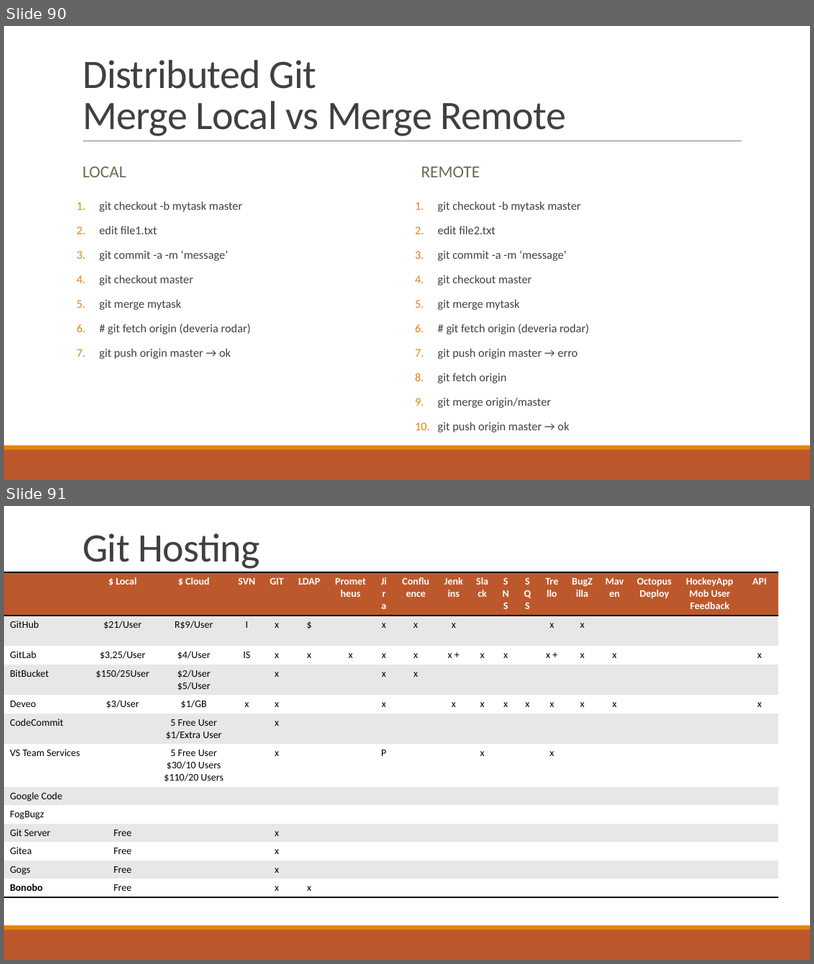
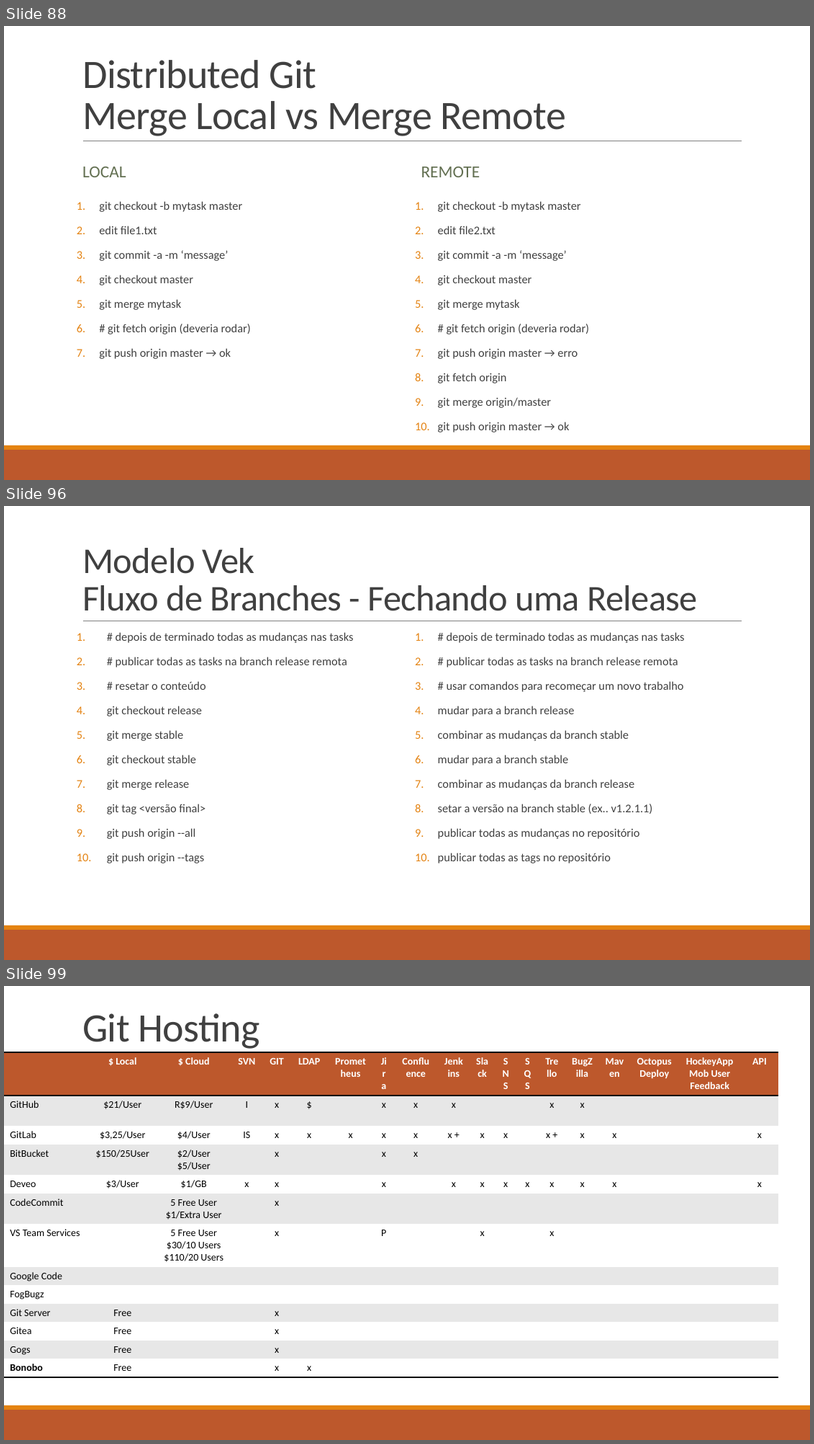
Before and after one commit to ekson73/Docs, a slide deck: Projeto VEK - GIT 4 VEK.pptx. Shown one above the other, each under a label of ours: slides 90 and 91 before the commit, slides 88, 96 and 99 after it; the slides between them are not shown. The pictures are 814x964 and 814x1444 pixels, drawn with LibreOffice and Linux fonts; fonts in the diff are those of the drawing. Boxes give left, top, right and bottom in pixels: in the first picture for what was removed or moved away, otherwise in the second. Text is boxed around its words. In the diff, an @@ line names an element or a change of style, - is before the commit and + after.

```diff
--- a/Projeto VEK - GIT 4 VEK.pptx
+++ b/Projeto VEK - GIT 4 VEK.pptx
@@ slide 96 added at (4, 506, 810, 960), background #FFFFFF; not listed: 3 template elements that a slide beside it also shows @@
@@ title added at (82, 548, 698, 611), 43.2 pt, text #404040 @@
+Modelo Vek
+Fluxo de Branches - Fechando uma Release
@@ text added at (107, 632, 353, 863), 14 pt, text #404040 @@
+1. # depois de terminado todas as mudanças nas tasks
+2. # publicar todas as tasks na branch release remota
+3. # resetar o conteúdo
+4. git checkout release
+5. git merge stable
+6. git checkout stable
+7. git merge release
+8. git tag <versão final>
+9. git push origin --all
+10. git push origin --tags
@@ text added at (438, 632, 684, 863), 14 pt, text #404040 @@
+1. # depois de terminado todas as mudanças nas tasks
+2. # publicar todas as tasks na branch release remota
+3. # usar comandos para recomeçar um novo trabalho
+4. mudar para a branch release
+5. combinar as mudanças da branch stable
+6. mudar para a branch stable
+7. combinar as mudanças da branch release
+8. setar a versão na branch stable (ex.. v1.2.1.1)
+9. publicar todas as mudanças no repositório
+10. publicar todas as tags no repositório
@@ what was slide 90 is now slide 88 @@
@@ what was slide 91 is now slide 99 @@
```
Also in this commit, not shown: 10 slides changed, 11 other slides added, 5 slides removed, 1 other file.
